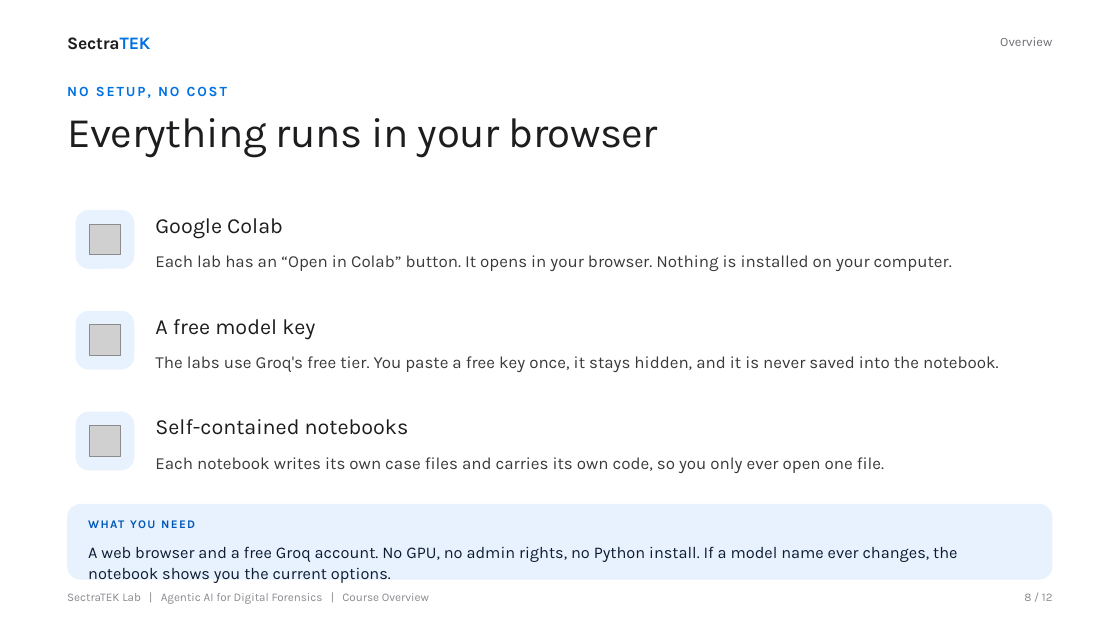
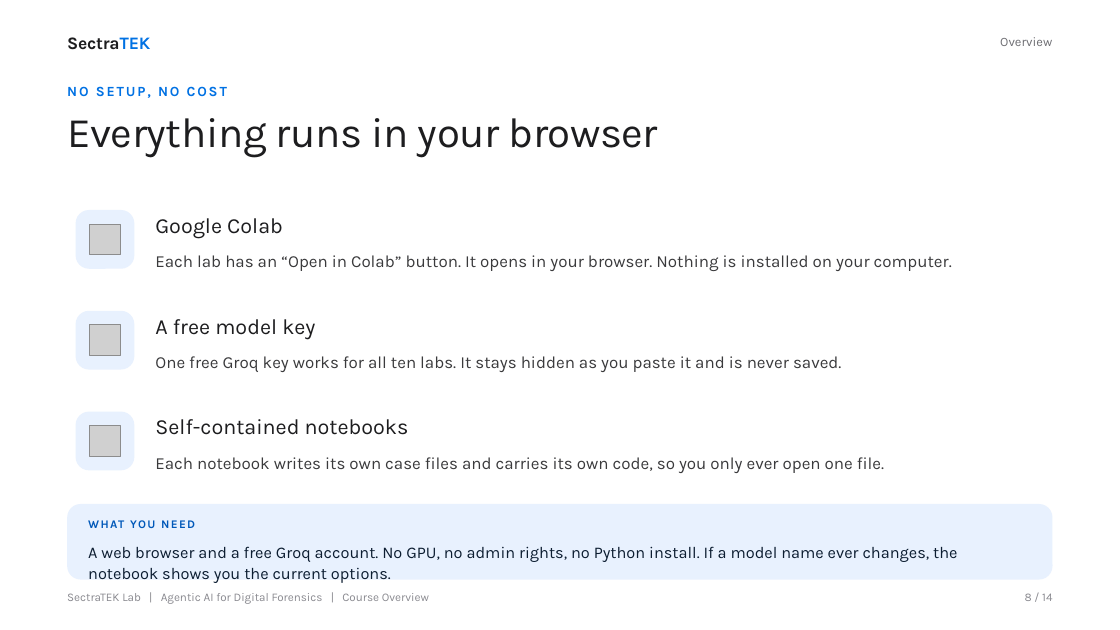
Before and after one commit to danjethh/sectratek-AI-Lab, a slide deck: slide 8 of course_overview/SectraTEK_Course_Overview.pptx. Drawn at 1120x630 pixels with LibreOffice and Linux fonts; fonts in the diff are those of the drawing; grey boxes stand for pictures. Boxes give left, top, right and bottom in pixels: in the first picture for what was removed or moved away, otherwise in the second. Text is boxed around its words. In the diff, an @@ line names an element or a change of style, - is before the commit and + after.

```diff
--- a/course_overview/SectraTEK_Course_Overview.pptx
+++ b/course_overview/SectraTEK_Course_Overview.pptx
@@ text at bbox=[155, 356, 841, 372]: text changed @@
-The labs use Groq's free tier. You paste a free key once, it stays hidden, and it is never saved into the notebook.
+One free Groq key works for all ten labs. It stays hidden as you paste it and is never saved.
@@ text at bbox=[1025, 593, 1052, 601]: text changed @@
-8 / 12
+8 / 14
```
Also in this commit, not shown: 11 other slides changed, 2 slides added, 4 other files.
